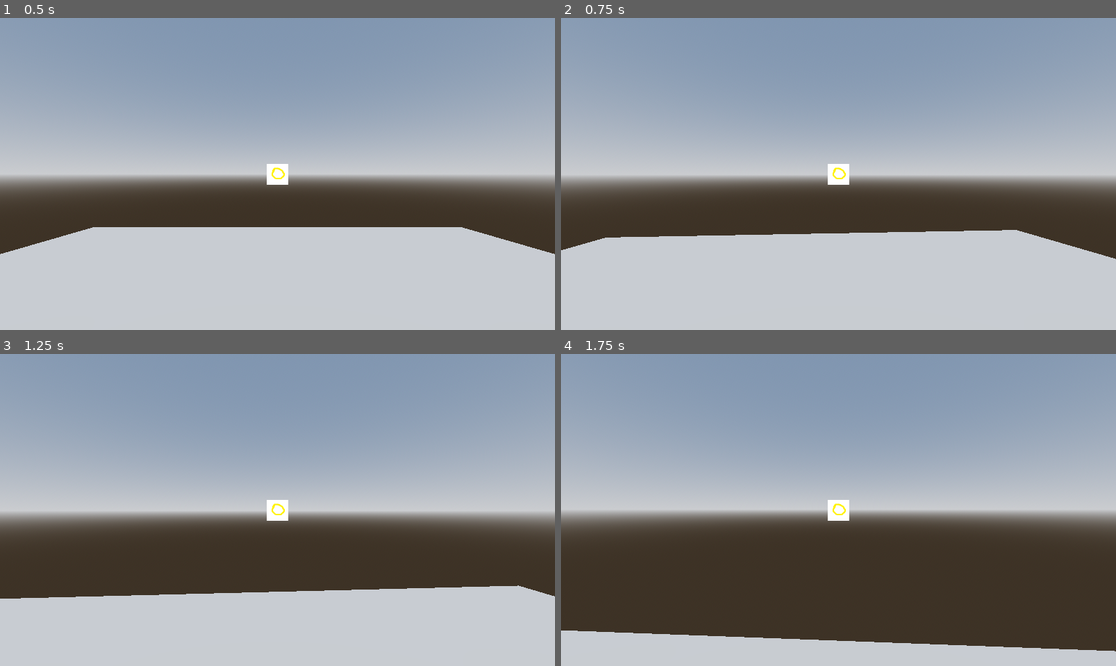
Above: before the commit, frames 1-4 (two rows, left to right).
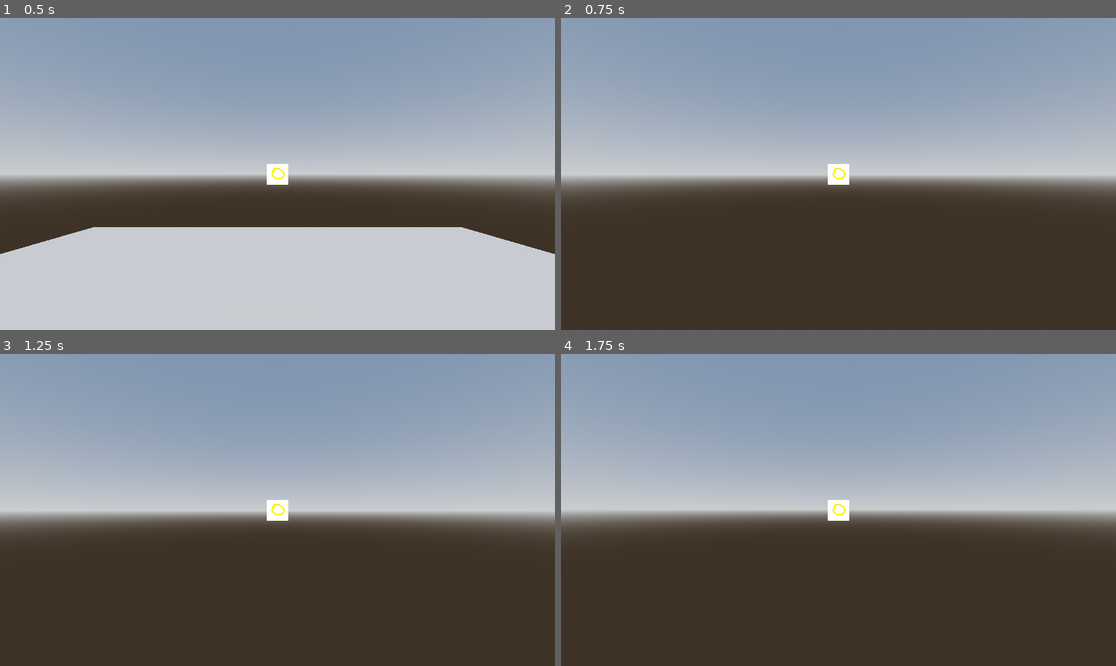
Above: after the commit, the same moments.

Repository: MarGamaDev/wolfenlike
Game: Godot game, scene res://Player/player test/player_test.tscn
Two runs of this game, one before a commit and one after it. Both use one fixed random seed, a clock stepped at 60 frames per second and the inputs below. The project has no main scene, so this scene is started directly.
Inputs (mouse positions are in pixels of both pictures, inside the frame that each line leads up to):
- Up to frame 1 (0.5 s): no input
- Up to frame 2 (0.75 s): tap Enter at 0.5 s; move the mouse to (866, 174) at 0.52 s; hold W (player_forward) from 0.53 s (still down); click (866, 174) at 0.6 s
- Up to frame 3 (1.25 s): keep holding W (player_forward)
- Up to frame 4 (1.75 s): keep holding W (player_forward); move the mouse to (810, 510) at 1.27 s; tap Space (space) at 1.35 s

Frame 1 is identical in both runs. In frame 2, 30% of the frame differs, in the area x 0-100%, y 67-100%; in frame 3, 24%; in frame 4, 8.1%.

Commit message:
working on pawn swipe dash

Diff:
--- a/Player/Forms/pawn_form.gd
+++ b/Player/Forms/pawn_form.gd
@@ -2,9 +2,14 @@
 
 @export var forward_movement_boost : float
 
+func initialize(set_player : Player) -> void:
+	super(set_player)
+	weapon = load("res://Player/weapons/pawn_swipe.tscn").instantiate()
+	player.get_weapon_holder().add_child(weapon)
+	weapon.initialize(player)
+
 func handle_directional_input(input_vector : Vector2, delta : float) -> void:
 	super(input_vector, delta)
-
 	if input_vector.y > 0.0:
 		input_vector.y = 0
 		direction = (head.transform.basis * Vector3(input_vector.x, 0, input_vector.y)).normalized()
--- a/Player/player test/player_test.tscn
+++ b/Player/player test/player_test.tscn
@@ -1,7 +1,8 @@
 [gd_scene format=3 uid="uid://bus840c2045wp"]
 
 [ext_resource type="PackedScene" uid="uid://1bildu1y17ot" path="res://Player/player.tscn" id="1_r0ush"]
-[ext_resource type="Texture2D" uid="uid://bvwpteps4vk1w" path="res://temp crosshair.png" id="2_40dfu"]
+[ext_resource type="Texture2D" uid="uid://bvwpteps4vk1w" path="res://testing stuff/temp crosshair.png" id="2_40dfu"]
+[ext_resource type="Script" uid="uid://bs3lfg2ug8uom" path="res://testing stuff/enemy_test.gd" id="2_f35bt"]
 
 [sub_resource type="ProceduralSkyMaterial" id="ProceduralSkyMaterial_fo6mw"]
 sky_horizon_color = Color(0.66224277, 0.6717428, 0.6867428, 1)
@@ -40,14 +41,16 @@
 
 [node name="RigidBody3D" type="RigidBody3D" parent="." unique_id=1373109774 groups=["enemy"]]
 transform = Transform3D(1, 0, 0, 0, 1, 0, 0, 0, 1, 0, 2, 4)
-collision_layer = 3
+collision_layer = 2
 collision_mask = 3
 gravity_scale = 0.0
+freeze = true
+script = ExtResource("2_f35bt")
 
 [node name="CollisionShape3D" type="CollisionShape3D" parent="RigidBody3D" unique_id=124201243 groups=["enemy"]]
 shape = SubResource("CapsuleShape3D_r0ush")
 
-[node name="MeshInstance3D" type="MeshInstance3D" parent="RigidBody3D" unique_id=1882261697]
+[node name="MeshInstance3D" type="MeshInstance3D" parent="RigidBody3D" unique_id=1882261697 groups=["enemy"]]
 mesh = SubResource("CapsuleMesh_40dfu")
 
 [node name="temp ui" type="Control" parent="." unique_id=330087350]
--- a/Player/player.gd
+++ b/Player/player.gd
@@ -11,11 +11,12 @@
 
 @onready var current_form : PlayerForm
 
-@export var test_form : PlayerForm
+@export var test_form : int
+@export var test_form_list : Array[PlayerForm]
 
 func _ready():
 	##TODO create a basic loading system? currently just have the different forms as child of player since there will be limited amounts
-	current_form = test_form
+	current_form = test_form_list[test_form]
 	current_form.initialize(self)
 	#hiding cursor
 	Input.set_mouse_mode(Input.MOUSE_MODE_CAPTURED)
--- a/Player/player.tscn
+++ b/Player/player.tscn
@@ -15,9 +15,11 @@
 [sub_resource type="ConvexPolygonShape3D" id="ConvexPolygonShape3D_n8tg8"]
 points = PackedVector3Array(-0.12520654, -0.532801, -0.4805069, 0.022783129, 0.4760704, 0.49888408, 0.16971254, 0.55914 …(1084 unchanged characters)…
 
-[node name="Player" type="CharacterBody3D" unique_id=590664996 node_paths=PackedStringArray("test_form")]
+[node name="Player" type="CharacterBody3D" unique_id=590664996 node_paths=PackedStringArray("test_form_list")]
+collision_layer = 5
+collision_mask = 2
 script = ExtResource("1_n8tg8")
-test_form = NodePath("PlayerForms/KingForm")
+test_form_list = [NodePath("PlayerForms/PawnForm"), NodePath("PlayerForms/KnightForm"), NodePath("PlayerForms/RookForm"), NodePath("PlayerForms/BishopForm"), NodePath("PlayerForms/KingForm"), NodePath("PlayerForms/QueenForm")]
 
 [node name="MeshInstance3D" type="MeshInstance3D" parent="." unique_id=1917658369]
 mesh = SubResource("CapsuleMesh_ya0m6")
--- a/Player/weapons/king_pistol.gd
+++ b/Player/weapons/king_pistol.gd
@@ -5,4 +5,4 @@
 func shoot() -> void:
 	if aim_ray.is_colliding():
 		if aim_ray.get_collider().is_in_group("enemy"):
-			print("enemy shot")
+			aim_ray.get_collider().on_hit()
--- /dev/null
+++ b/Player/weapons/pawn_swipe.gd
@@ -0,0 +1,28 @@
+class_name PawnSwipe extends PlayerWeapon
+
+@onready var swipe_area : Area3D = $Area3D
+@onready var  timer : Timer = $Timer
+
+@export var swipe_duration : float = 0.1
+@export var lunge_strength : float = 100
+
+func _ready() -> void:
+	timer.wait_time = swipe_duration
+
+func shoot():
+	var direction : Vector3 = (player.head.transform.basis * Vector3(0, 0, -1)).normalized()
+	player.velocity.x = direction.x * player.SPEED * lunge_strength
+	player.velocity.z = direction.z * player.SPEED * lunge_strength
+	player.move_and_slide()
+	swipe_area.visible = true
+	swipe_area.monitoring = true
+	timer.start()
+
+func _on_timer_timeout() -> void:
+	swipe_area.visible = false
+	swipe_area.monitoring = false
+	pass
+
+func _on_area_3d_body_entered(body: Node3D) -> void:
+	if body.is_in_group("enemy"):
+		body.on_hit()
--- /dev/null
+++ b/Player/weapons/pawn_swipe.tscn
@@ -0,0 +1,37 @@
+[gd_scene format=3 uid="uid://cwui03esy6m4c"]
+
+[ext_resource type="Script" uid="uid://dru7qmvmt75qn" path="res://Player/weapons/pawn_swipe.gd" id="1_nhwrq"]
+
+[sub_resource type="StandardMaterial3D" id="StandardMaterial3D_nhwrq"]
+albedo_color = Color(0.34228057, 0.34190336, 0, 1)
+
+[sub_resource type="BoxMesh" id="BoxMesh_nhwrq"]
+material = SubResource("StandardMaterial3D_nhwrq")
+
+[sub_resource type="BoxShape3D" id="BoxShape3D_ah1va"]
+size = Vector3(0.7753906, 0.12719727, 0.5371094)
+
+[node name="PawnSwipe" type="Node3D" unique_id=2140921895]
+script = ExtResource("1_nhwrq")
+metadata/_custom_type_script = "uid://dru7qmvmt75qn"
+
+[node name="Area3D" type="Area3D" parent="." unique_id=1755832079]
+transform = Transform3D(1, 0, 0, 0, 1, 0, 0, 0, 1, 0, -0.18716204, 0)
+visible = false
+collision_layer = 2
+collision_mask = 3
+
+[node name="visualtest" type="MeshInstance3D" parent="Area3D" unique_id=467681272]
+transform = Transform3D(0.66786265, 0, 0, 0, 0.0823617, 0, 0, 0, 0.43185055, 0, 0, 0.27877736)
+mesh = SubResource("BoxMesh_nhwrq")
+
+[node name="CollisionShape3D" type="CollisionShape3D" parent="Area3D" unique_id=341123151]
+transform = Transform3D(1, 0, 0, 0, 1, 0, 0, 0, 1, 0, 0, 0.2883942)
+shape = SubResource("BoxShape3D_ah1va")
+debug_color = Color(0, 0.6, 0.69803923, 1)
+
+[node name="Timer" type="Timer" parent="." unique_id=1784206086]
+one_shot = true
+
+[connection signal="body_entered" from="Area3D" to="." method="_on_area_3d_body_entered"]
+[connection signal="timeout" from="Timer" to="." method="_on_timer_timeout"]
--- a/Player/weapons/player_weapon.gd
+++ b/Player/weapons/player_weapon.gd
@@ -1,4 +1,9 @@
 class_name PlayerWeapon extends Node3D
+
+var player : Player
+
+func initialize(set_player : Player) -> void:
+	player = set_player
 
 func shoot():
 	pass
--- a/project.godot
+++ b/project.godot
@@ -59,6 +59,9 @@
 [layer_names]
 
 3d_render/layer_20="Billboard_test_cat"
+3d_physics/layer_1="world"
+3d_physics/layer_2="enemy"
+3d_physics/layer_3="player"
 
 [physics]
 
--- /dev/null
+++ b/testing stuff/enemy_test.gd
@@ -0,0 +1,5 @@
+class_name EnemyTest extends RigidBody3D
+
+
+func on_hit():
+	print("hit!")
Not shown, added: Player/weapons/pawn_swipe.gd.uid
Not shown, added: testing stuff/enemy_test.gd.uid
Renamed: temp crosshair.png -> testing stuff/temp crosshair.png
Not shown, changed: testing stuff/temp crosshair.png.import
